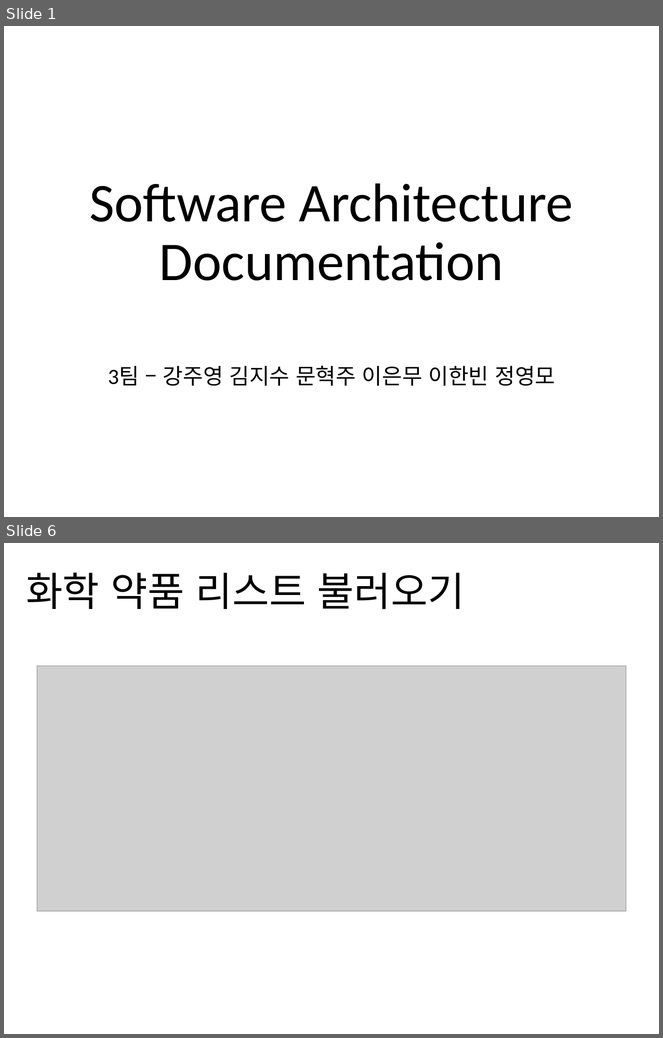
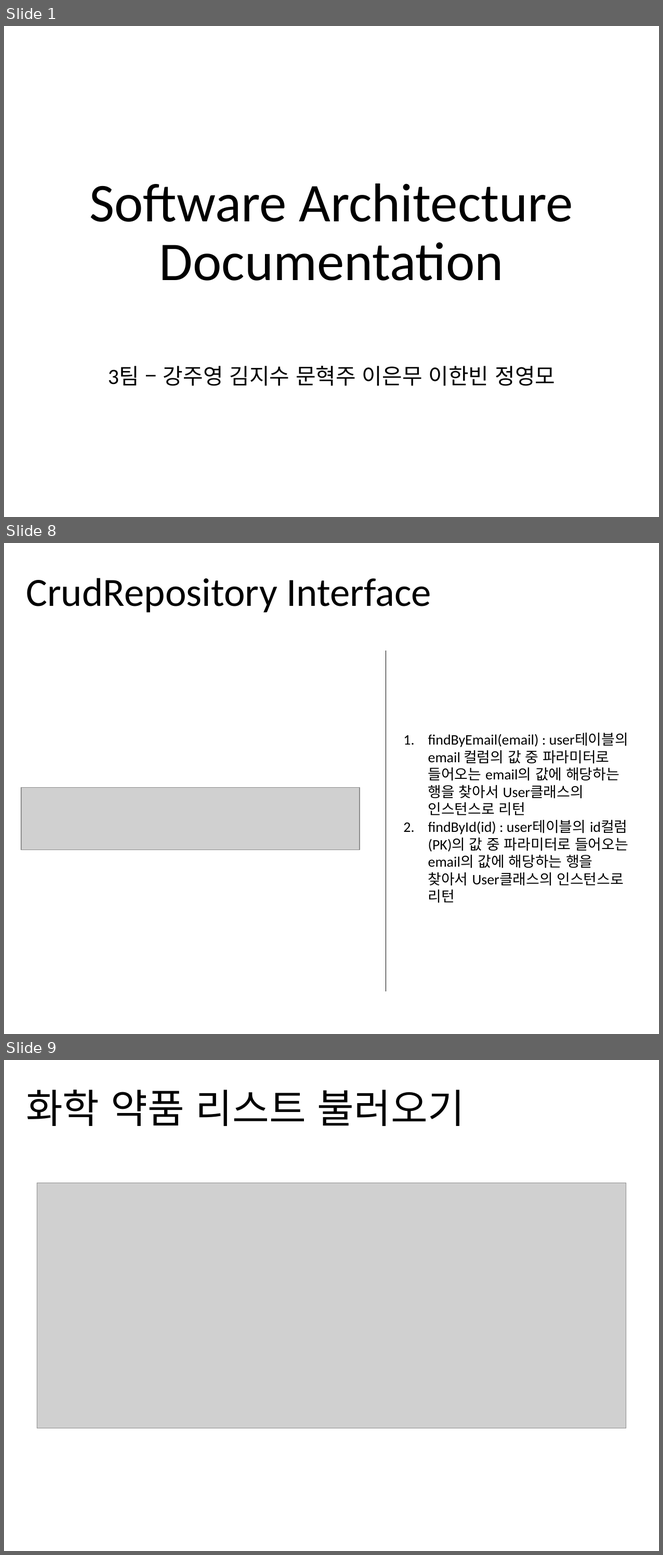
Before and after one commit to jisukim97/ChemicalManagementApplication, a slide deck: Document/2_Software Architect Documentation/Software Architecture Documentation 1.0.pptx. Shown one above the other, each under a label of ours: slides 1 and 6 before the commit, slides 1, 8 and 9 after it; the slides between them are not shown. The pictures are 663x1038 and 663x1555 pixels, drawn with LibreOffice and Linux fonts; fonts in the diff are those of the drawing; grey boxes stand for pictures. Boxes give left, top, right and bottom in pixels: in the first picture for what was removed or moved away, otherwise in the second. Text is boxed around its words. In the diff, an @@ line names an element or a change of style, - is before the commit and + after.

```diff
--- a/Document/2_Software Architect Documentation/Software Architecture Documentation 1.0.pptx
+++ b/Document/2_Software Architect Documentation/Software Architecture Documentation 1.0.pptx
@@ slide 8 added at (4, 543, 659, 1034), background #FFFFFF @@
@@ title added at (26, 578, 431, 613), 44 pt, text #000000 @@
+CrudRepository Interface
@@ line added from (386, 651) to (386, 992), #000000 0.5 pt @@
@@ text added at (428, 733, 629, 903), 16 pt, text #000000 @@
+1. findByEmail(email) : user테이블의 email 컬럼의 값 중 파라미터로 들어오는 email의 값에 해당하는 행을 찾아서 User클래스의 인스턴스로 리턴
+2. findById(id) : user테이블의 id컬럼(PK)의 값 중 파라미터로 들어오는 email의 값에 해당하는 행을 찾아서 User클래스의 인스턴스로 리턴
@@ picture added at (21, 787, 360, 850) @@
@@ what was slide 6 is now slide 9 @@
```
Also in this commit, not shown: 5 slides changed, 3 other slides added, 1 slide removed, 4 other files.
